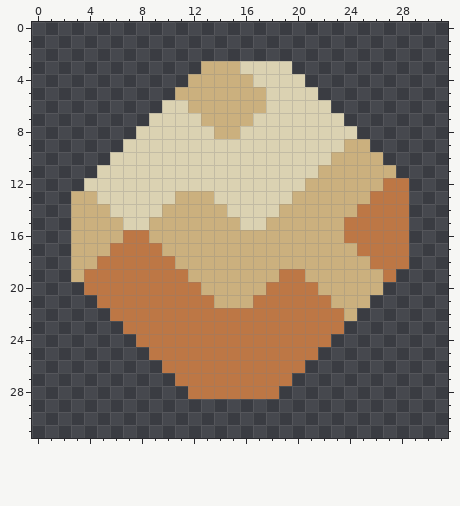
Edited in one commit: pixel-art sprite (assets/sprites/items/nickel.png). Above: the version before the commit.
The file is 32x32 pixels.
After:
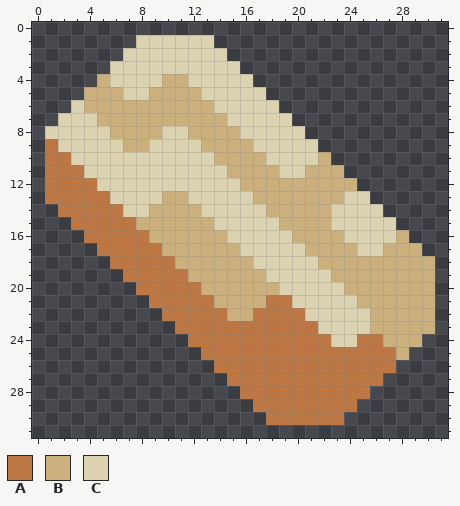
Palette (. is transparent): A #bd7745  B #cbb07e  C #dbd2b2
Change:
@@ x 0..31 @@
  0 ................................
- 1 ................................
- 2 ................................
- 3 .............BBBCCCC............
- 4 ............BBBBBCCCC...........
- 5 ...........BBBBBBBCCCC..........
- 6 ..........CCBBBBBBCCCCC.........
- 7 .........CCCCBBBBCCCCCCC........
- 8 ........CCCCCCBBCCCCCCCCC.......
- 9 .......CCCCCCCCCCCCCCCCCBB......
-10 ......CCCCCCCCCCCCCCCCCBBBB.....
-11 .....CCCCCCCCCCCCCCCCCBBBBBB....
-12 ....CCCCCCCCCCCCCCCCCBBBBBBAA...
-13 ...BBCCCCCCBBBCCCCCCBBBBBBAAA...
-14 ...BBBCCCCBBBBBCCCCBBBBBBAAAA...
-15 ...BBBBCCBBBBBBBCCBBBBBBAAAAA...
-16 ...BBBBAABBBBBBBBBBBBBBBAAAAA...
-17 ...BBBAAAABBBBBBBBBBBBBBBAAAA...
-18 ...BBAAAAAABBBBBBBBBBBBBBBAAA...
-19 ...BAAAAAAAABBBBBBBAABBBBBBA....
-20 ....AAAAAAAAABBBBBAAAABBBBB.....
-21 .....AAAAAAAAABBBAAAAAABBB......
-22 ......AAAAAAAAAAAAAAAAAAB.......
-23 .......AAAAAAAAAAAAAAAAA........
-24 ........AAAAAAAAAAAAAAA.........
-25 .........AAAAAAAAAAAAA..........
-26 ..........AAAAAAAAAAA...........
-27 ...........AAAAAAAAA............
-28 ............AAAAAAA.............
-29 ................................
-30 ................................
+ 1 ........CCCCCC..................
+ 2 .......CCCCCCCC.................
+ 3 ......CCCCCCCCCC................
+ 4 .....BCCCCBBCCCCC...............
+ 5 ....BBBCCBBBBCCCCC..............
+ 6 ...CBBBBBBBBBBCCCCC.............
+ 7 ..CCCBBBBBBBBBBCCCCC............
+ 8 .CCCCCBBBBCCBBBBCCCCC...........
+ 9 .ACCCCCBBCCCCBBBBCCCCC..........
+10 .AACCCCCCCCCCCBBBBCCCCB.........
+11 .AAACCCCCCCCCCCBBBBCCBBB........
+12 .AAAACCCCCCCCCCCBBBBBBBBB.......
+13 .AAAAACCCCBBCCCCCBBBBBBBCC......
+14 ..AAAAACCBBBBCCCCCBBBBBCCCC.....
+15 ...AAAAABBBBBBCCCCCBBBBCCCCC....
+16 ....AAAAABBBBBBCCCCCBBBBCCCCB...
+17 .....AAAAABBBBBBCCCCCBBBBCCBBB..
+18 ......AAAAABBBBBBCCCCCBBBBBBBBB.
+19 .......AAAAABBBBBBCCCCCBBBBBBBB.
+20 ........AAAAABBBBBBCCCCCBBBBBBB.
+21 .........AAAAABBBBAACCCCCBBBBBB.
+22 ..........AAAAABBAAAACCCCCBBBBB.
+23 ...........AAAAAAAAAAACCCCBBBBB.
+24 ............AAAAAAAAAAACCAABBB..
+25 .............AAAAAAAAAAAAAAAB...
+26 ..............AAAAAAAAAAAAAA....
+27 ...............AAAAAAAAAAAA.....
+28 ................AAAAAAAAAA......
+29 .................AAAAAAAA.......
+30 ..................AAAAAA........
 31 ................................
Changed places in both pictures, as pixel boxes (x1, y1, x2, y2):
changed: (45, 35, 435, 425)
